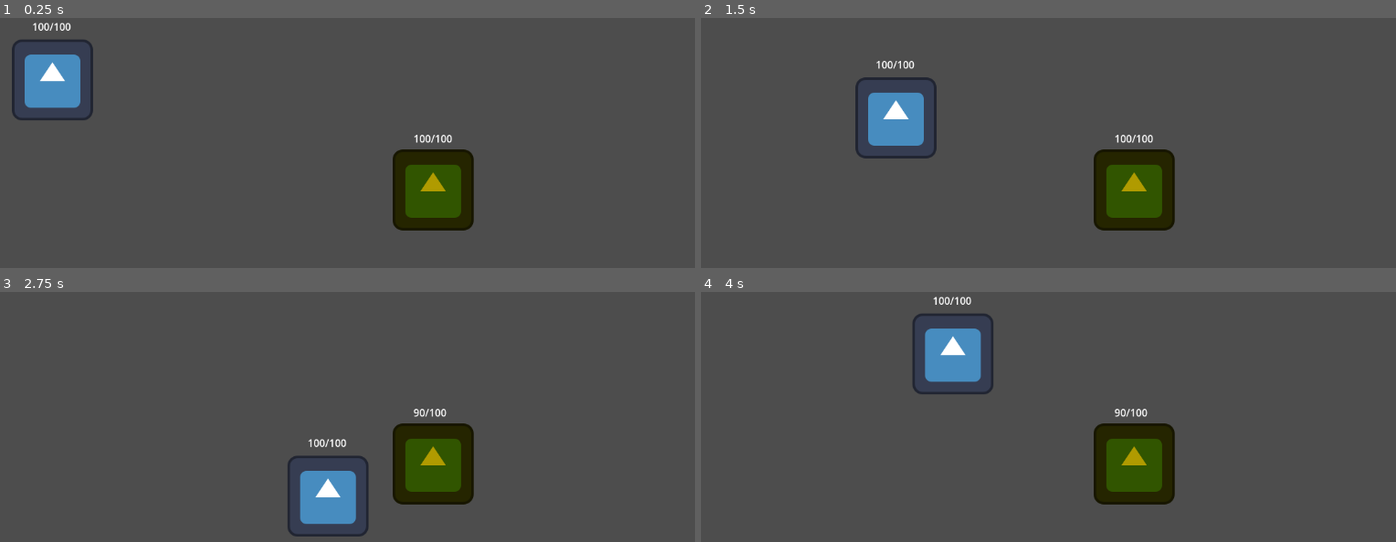
Above: before the commit, frames 1-4 (two rows, left to right).
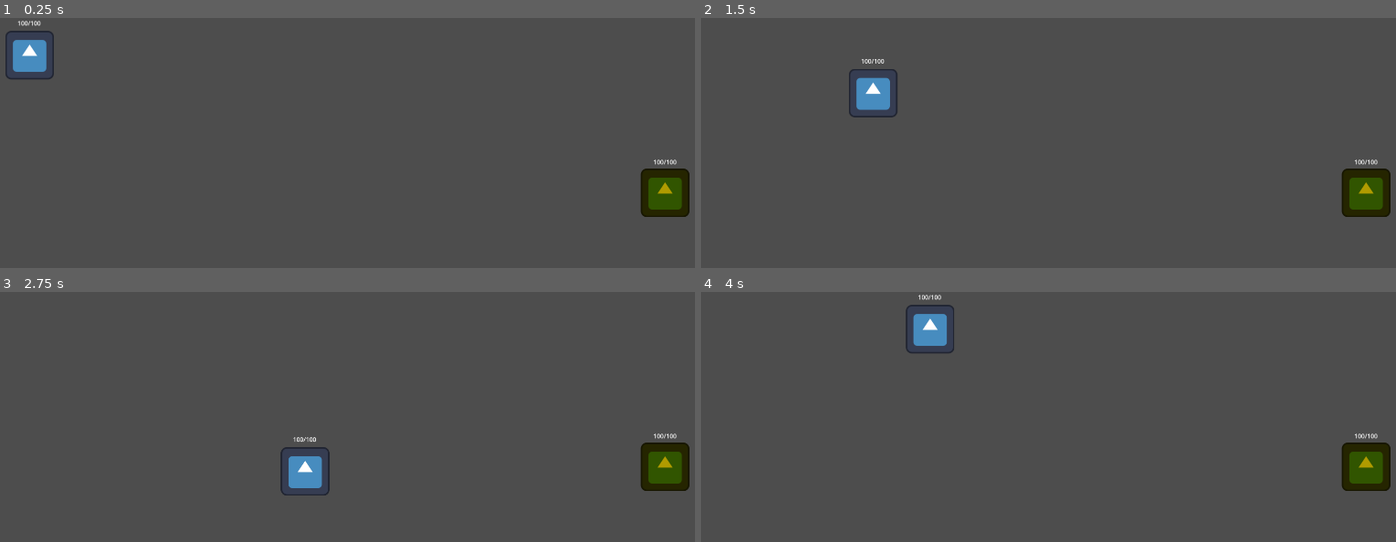
Above: after the commit, the same moments.

Repository: HunterGooD/-godot_game_components
Game: Godot game, scene res://src/scenes/main.tscn
Two runs of this game, one before a commit and one after it. Both use one fixed random seed, a clock stepped at 60 frames per second and the inputs below. The engine's default icon, where the game draws it, is replaced by a stand-in: a white triangle on a blue panel in a dark square.
Inputs (mouse positions are in pixels of both pictures, inside the frame that each line leads up to):
- Up to frame 1 (0.25 s): no input
- Up to frame 2 (1.5 s): tap Enter at 0.5 s; move the mouse to (1222, 203) at 0.52 s; press the mouse at (1222, 203) at 0.53 s; hold D (move_right) 0.53-1.28 s; move the mouse to (916, 243) at 1.27 s; release the mouse at (916, 243) at 1.28 s; hold S (move_down) from 1.28 s (still down); click (916, 243) at 1.35 s
- Up to frame 3 (2.75 s): move the mouse to (430, 407) at 2.02 s; release S (move_down) at 2.03 s; hold D (move_right) from 2.03 s (still down); hold Space (dash) from 2.03 s (still down); click (430, 407) at 2.3 s
- Up to frame 4 (4 s): move the mouse to (outside the picture) at 2.77 s; release D (move_right) at 2.78 s; release Space (dash) at 2.78 s; hold W (move_up) 2.78-3.53 s; click (outside the picture) at 2.85 s; move the mouse to (outside the picture) at 3.52 s; press the mouse at (outside the picture) at 3.53 s; hold A (move_left) from 3.53 s (still down)

The runs differ from the first frame. In frame 1, 7.8% of the frame differs, in the area x 0-100%, y 1-86%; in frame 2, 7.8%; in frame 3, 7.8%, in the area x 40-100%, y 46-98%; in frame 4, 7.8%.
Error after the commit: Invalid call. Nonexistent function 'get_vector' in base 'Nil'. (res://src/components/move_component.gd:13)

Commit message:
feature: very simple enemy AI issue (#11)

Diff:
--- a/project.godot
+++ b/project.godot
@@ -14,6 +14,11 @@
 run/main_scene="uid://cbgfqwdg421av"
 config/features=PackedStringArray("4.6", "Forward Plus")
 config/icon="res://icon.svg"
+
+[display]
+
+window/size/viewport_width=1920
+window/size/viewport_height=1080
 
 [dotnet]
 
@@ -67,6 +72,8 @@
 2d_physics/layer_5="enemies_hitbox"
 2d_physics/layer_6="pickable"
 2d_physics/layer_7="entity"
+2d_physics/layer_13="enemy"
+2d_physics/layer_14="player"
 
 [physics]
 
--- a/src/components/action_component.gd
+++ b/src/components/action_component.gd
@@ -3,4 +3,5 @@
 
 signal dash_action
 signal attack_action
+signal attack_finished
 signal last_direction(direction: Vector2)
--- a/src/components/combat_component.gd
+++ b/src/components/combat_component.gd
@@ -14,6 +14,7 @@
 		push_warning("_ready() weapon component is null for combat component")
 
 	action_component.attack_action.connect(_on_attack_action)
+	weapon_component.attack_finished.connect(_on_attack_finished)
 
 
 func _on_attack_action() -> void:
@@ -21,4 +22,10 @@
 		push_warning("_on_attack_action() weapon component is null for combat component")
 		return
 
-	weapon_component.try_attack()
+	print("attack!!!!!!!!!!!!!")
+	if not weapon_component.try_attack():
+		print("attack finished!!!!!!!!!!!!!")
+		action_component.attack_finished.emit()
+
+func _on_attack_finished():
+	action_component.attack_finished.emit()
--- a/src/components/hit_box_component.gd
+++ b/src/components/hit_box_component.gd
@@ -3,21 +3,8 @@
 
 @export var offset_collision: Vector2
 
+@export var collision_shape: CollisionShape2D
 var payload: DamageInstance
-var collision_shape: CollisionShape2D
-
-
-func _ready() -> void:
-	var node: Node = get_child(0)
-	if node is CollisionShape2D:
-		collision_shape = node as CollisionShape2D
-
-
-func collision_swap() -> void:
-	if collision_shape == null:
-		return
-
-	collision_shape.disabled = !collision_shape.disabled
 
 
 func enable_collision() -> void:
--- a/src/components/weapon_component.gd
+++ b/src/components/weapon_component.gd
@@ -1,5 +1,7 @@
 class_name WeaponComponent
 extends Node
+
+signal attack_finished
 
 @export var hit_box: HitBoxComponent
 @export var main_stats: StatsComponent
@@ -9,6 +11,7 @@
 var attack_available: bool = true
 var timer_recovery_attack: Timer
 var timer_active_attack: Timer
+var timer_attack_delay: Timer
 
 
 func _ready() -> void:
@@ -38,6 +41,12 @@
 	timer_active_attack.one_shot = true
 	add_child(timer_active_attack)
 
+	timer_attack_delay = Timer.new()
+	timer_attack_delay.wait_time = base_weapon_stats.delay_attack
+	timer_attack_delay.one_shot = true
+	add_child(timer_attack_delay)
+
+	timer_attack_delay.timeout.connect(_on_attack_delay)
 	timer_active_attack.timeout.connect(_on_attack_timer_timeout)
 	timer_recovery_attack.timeout.connect(_on_colldown_timer_timeout)
 
@@ -47,14 +56,11 @@
 		print("attack not available")
 		return false
 
-	if timer_active_attack == null:
-		push_warning("timer attacl is null for weapon componment")
-		return false
+	if timer_attack_delay == null:
+		push_warning("time attack delay is null in weapon component")
 
-	attack_available = false
-	hit_box.enable_collision()
-	hit_box.payload = DamageInstance.new(_get_damage(), actor)
-	timer_active_attack.start()
+	timer_attack_delay.start()
+
 	return true
 
 
@@ -68,8 +74,18 @@
 		return
 
 	hit_box.disable_collision()
+	attack_finished.emit()
 	timer_recovery_attack.start()
 
+func _on_attack_delay() -> void:
+	if timer_active_attack == null:
+		push_warning("timer attacl is null for weapon componment")
+		return
+
+	attack_available = false
+	hit_box.payload = DamageInstance.new(_get_damage(), actor)
+	hit_box.enable_collision()
+	timer_active_attack.start()
 
 func _on_colldown_timer_timeout() -> void:
 	attack_available = true
--- a/src/enemy/base/resource/weapon_base_enemy.tres
+++ b/src/enemy/base/resource/weapon_base_enemy.tres
@@ -5,4 +5,5 @@
 [resource]
 script = ExtResource("1_g6ijd")
 damage = 5.0
+delay_attack = 0.5
 metadata/_custom_type_script = "uid://dc1lhk6ik1j3d"
--- a/src/enemy/base/scenes/base_enemy.tscn
+++ b/src/enemy/base/scenes/base_enemy.tscn
@@ -11,6 +11,9 @@
 [ext_resource type="Resource" uid="uid://cuysvpgxfhldi" path="res://src/enemy/base/resource/weapon_base_enemy.tres" id="9_4qe5a"]
 [ext_resource type="Script" uid="uid://dkr7ah2w28l73" path="res://src/components/combat_component.gd" id="10_21y6h"]
 [ext_resource type="Script" uid="uid://c4elrlirrsy0c" path="res://src/components/action_component.gd" id="11_w0hon"]
+[ext_resource type="Script" uid="uid://dcfoqqvmrudml" path="res://src/components/enemy_ai_component.gd" id="12_7hmfk"]
+[ext_resource type="Script" uid="uid://dih5v3onixtax" path="res://src/components/detection_component.gd" id="12_w0hon"]
+[ext_resource type="Script" uid="uid://y1iqeamltkf3" path="res://src/components/move_component.gd" id="13_ct7tj"]
 
 [sub_resource type="RectangleShape2D" id="RectangleShape2D_1irbq"]
 size = Vector2(110, 115)
@@ -18,18 +21,26 @@
 [sub_resource type="RectangleShape2D" id="RectangleShape2D_c0wci"]
 size = Vector2(132, 131)
 
-[sub_resource type="RectangleShape2D" id="RectangleShape2D_uud1u"]
-size = Vector2(115, 121)
+[sub_resource type="CircleShape2D" id="CircleShape2D_7hmfk"]
+radius = 449.16034
 
-[node name="BaseEnemy" type="CharacterBody2D" unique_id=1084096259 node_paths=PackedStringArray("main_stats", "label", "healt_component", "attack_timer", "action_component")]
-collision_layer = 64
+[sub_resource type="CircleShape2D" id="CircleShape2D_w0hon"]
+radius = 597.03015
+
+[sub_resource type="CircleShape2D" id="CircleShape2D_s2kqi"]
+radius = 126.57014
+
+[sub_resource type="CircleShape2D" id="CircleShape2D_ct7tj"]
+radius = 173.66203
+
+[node name="BaseEnemy" type="CharacterBody2D" unique_id=1084096259 node_paths=PackedStringArray("main_stats", "label", "healt_component")]
+collision_layer = 4160
+collision_mask = 4097
 motion_mode = 1
 script = ExtResource("1_1irbq")
 main_stats = NodePath("Components/StatsComponent")
 label = NodePath("hpBase")
 healt_component = NodePath("Components/HealthComponent")
-attack_timer = NodePath("AttackTimer")
-action_component = NodePath("Components/ActionComponent")
 
 [node name="Icon" type="Sprite2D" parent="." unique_id=246674871]
 modulate = Color(0.6901961, 0.60784316, 0, 1)
@@ -50,17 +61,6 @@
 position = Vector2(0, -0.5)
 shape = SubResource("RectangleShape2D_c0wci")
 debug_color = Color(0.66295314, 0.5135215, 0, 0.41960785)
-
-[node name="HitBoxComponent" type="Area2D" parent="." unique_id=1308010012]
-collision_layer = 16
-collision_mask = 2
-script = ExtResource("2_dh483")
-metadata/_custom_type_script = "uid://cg5f1alah2yup"
-
-[node name="CollisionShape2D" type="CollisionShape2D" parent="HitBoxComponent" unique_id=1625684110]
-position = Vector2(-0.5, -0.5)
-shape = SubResource("RectangleShape2D_uud1u")
-debug_color = Color(0.8819079, 0, 0.43484753, 0.41960785)
 
 [node name="hpBase" type="Label" parent="." unique_id=1963461450]
 offset_left = -31.0
@@ -100,8 +100,58 @@
 script = ExtResource("11_w0hon")
 metadata/_custom_type_script = "uid://c4elrlirrsy0c"
 
-[node name="AttackTimer" type="Timer" parent="." unique_id=1870037849]
-wait_time = 2.0
-autostart = true
+[node name="EnemyAiComponent" type="Node" parent="Components" unique_id=1984556971 node_paths=PackedStringArray("aggro_range", "lose_range", "attack_range", "enemy", "action_component")]
+script = ExtResource("12_7hmfk")
+aggro_range = NodePath("../../AgroDetectionComponent")
+lose_range = NodePath("../../LoseDetectionComponent")
+attack_range = NodePath("../../AttackDetectionComponent")
+enemy = NodePath("../..")
+action_component = NodePath("../ActionComponent")
+metadata/_custom_type_script = "uid://dcfoqqvmrudml"
 
-[connection signal="timeout" from="AttackTimer" to="." method="_on_attack_timer_timeout"]
+[node name="MoveComponent" type="Node" parent="Components" unique_id=1674350840 node_paths=PackedStringArray("target", "main_stats", "move_direction")]
+script = ExtResource("13_ct7tj")
+target = NodePath("../..")
+main_stats = NodePath("../StatsComponent")
+move_direction = NodePath("../EnemyAiComponent")
+metadata/_custom_type_script = "uid://y1iqeamltkf3"
+
+[node name="AgroDetectionComponent" type="Area2D" parent="." unique_id=1744180741]
+collision_layer = 4096
+collision_mask = 8192
+script = ExtResource("12_w0hon")
+
+[node name="CollisionShape2D" type="CollisionShape2D" parent="AgroDetectionComponent" unique_id=32566466]
+shape = SubResource("CircleShape2D_7hmfk")
+debug_color = Color(0.6064978, 0.532001, 0.28169528, 0.41960785)
+
+[node name="LoseDetectionComponent" type="Area2D" parent="." unique_id=318210583]
+collision_layer = 4096
+collision_mask = 8192
+script = ExtResource("12_w0hon")
+
+[node name="CollisionShape2D" type="CollisionShape2D" parent="LoseDetectionComponent" unique_id=937626595]
+shape = SubResource("CircleShape2D_w0hon")
+debug_color = Color(0, 0.64318174, 0.31022352, 0.41960785)
+
+[node name="AttackDetectionComponent" type="Area2D" parent="." unique_id=1863431072]
+collision_layer = 4096
+collision_mask = 8192
+script = ExtResource("12_w0hon")
+
+[node name="CollisionShape2D" type="CollisionShape2D" parent="AttackDetectionComponent" unique_id=802833423]
+shape = SubResource("CircleShape2D_s2kqi")
+debug_color = Color(0.15569276, 0.5733795, 0.79959935, 0.41960785)
+
+[node name="HitBoxComponent" type="Area2D" parent="." unique_id=1308010012 node_paths=PackedStringArray("collision_shape")]
+collision_layer = 16
+collision_mask = 2
+script = ExtResource("2_dh483")
+collision_shape = NodePath("CollisionShape2D")
+metadata/_custom_type_script = "uid://cg5f1alah2yup"
+
+[node name="CollisionShape2D" type="CollisionShape2D" parent="HitBoxComponent" unique_id=1625684110]
+position = Vector2(-0.5, -0.5)
+shape = SubResource("CircleShape2D_ct7tj")
+disabled = true
+debug_color = Color(0.8589008, 8.374751e-06, 0.56415135, 0.41960785)
--- a/src/enemy/base/scripts/base_enemy.gd
+++ b/src/enemy/base/scripts/base_enemy.gd
@@ -3,7 +3,6 @@
 @export var main_stats: StatsComponent
 @export var label: Label
 @export var healt_component: HealthComponent
-@export var action_component: ActionComponent
 
 
 func _ready() -> void:
@@ -24,7 +23,3 @@
 		return
 
 	label.text = str(int(current_hp), "/", int(max_hp))
-
-
-func _on_attack_timer_timeout() -> void:
-	action_component.attack_action.emit()
--- a/src/player/base/resource/player.tres
+++ b/src/player/base/resource/player.tres
@@ -4,6 +4,7 @@
 
 [resource]
 script = ExtResource("1_kkcf0")
+move_speed = 500.0
 armor = 5.0
 damage = 0.0
 metadata/_custom_type_script = "uid://bd2sc2tic323x"
--- a/src/player/base/scenes/player.tscn
+++ b/src/player/base/scenes/player.tscn
@@ -25,7 +25,7 @@
 size = Vector2(60, 122)
 
 [node name="Player" type="CharacterBody2D" unique_id=1922562164 node_paths=PackedStringArray("label", "healt_component")]
-collision_layer = 64
+collision_layer = 8256
 motion_mode = 1
 script = ExtResource("1_gbiam")
 label = NodePath("hpBase")
@@ -104,15 +104,17 @@
 offset_right = 30.0
 offset_bottom = -73.0
 text = "100/100"
+metadata/_edit_use_anchors_ = true
 
-[node name="HitBoxComponent" type="Area2D" parent="." unique_id=238936847]
+[node name="HitBoxComponent" type="Area2D" parent="." unique_id=238936847 node_paths=PackedStringArray("collision_shape")]
 collision_layer = 4
 collision_mask = 8
 script = ExtResource("10_qyjrk")
 offset_collision = Vector2(91, 91)
+collision_shape = NodePath("HitBoxCollision")
 metadata/_custom_type_script = "uid://cg5f1alah2yup"
 
-[node name="CollisionShape2D" type="CollisionShape2D" parent="HitBoxComponent" unique_id=756208641]
+[node name="HitBoxCollision" type="CollisionShape2D" parent="HitBoxComponent" unique_id=756208641]
 position = Vector2(0, 91)
 rotation = 1.5707964
 shape = SubResource("RectangleShape2D_aorow")
--- a/src/resources/weapon_stat_resource.gd
+++ b/src/resources/weapon_stat_resource.gd
@@ -6,3 +6,4 @@
 @export var combo_delay: float = 0.1
 @export var active_time: float = 1.0
 @export var recovery_time: float = 0.5
+@export var delay_attack: float = 0.1
--- a/src/scenes/main.tscn
+++ b/src/scenes/main.tscn
@@ -9,4 +9,4 @@
 position = Vector2(90, 98)
 
 [node name="BaseEnemy" parent="." unique_id=1084096259 instance=ExtResource("2_rr2wm")]
-position = Vector2(691, 272)
+position = Vector2(1762, 461)
